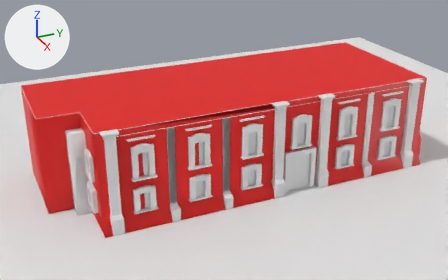
Two versions of the glTF model public/SenderoAlbarradon/Code/untitled3.gltf, one commit apart.
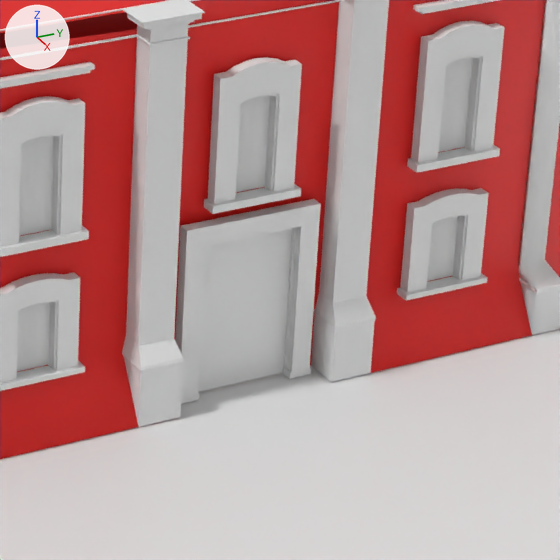
Each version is shown whole from a 50 mm camera at (33.4, -24.62, 25.85) aimed at (-12.3, -4.05, 2.99), then close up on the part from 54% to 83% of the width and 36% to 82% of the height. Every picture has the same lights, and +X, +Y and +Z are marked at upper left. Where no turn or scale is listed for an object, it has been applied to the vertices. Vertices at the same position are counted once.

Objects in the first close-up: 'Columnas_Principales', 'Columnas_Principales.001', 'Columnas_Secundarias', 'Dintel', 'Dintel_Superior', 'Edificio_Principal', 'Madera_Ventanas', 'Piso', 'Roca_Puerta', 'Ventana_Puerta', 'Ventana_Roca'.
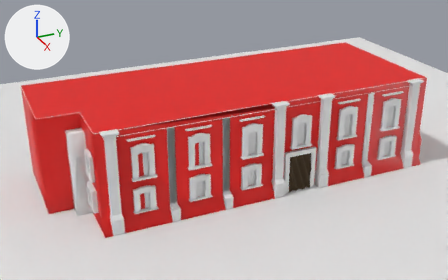
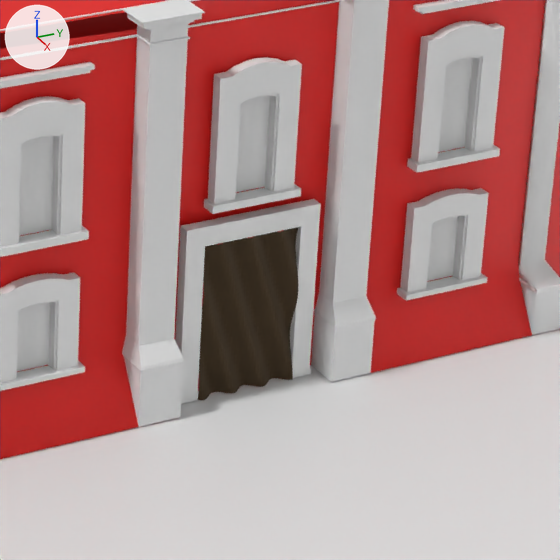
What differs and where, as boxes [x1, y1, x2, y2] in the close-ups (560 x 560 px):
'Ventana_Puerta', reshaped, moved
    before: [198, 228, 293, 392]
    after: [198, 227, 298, 400]

Diff of the bpy script that builds the scene:
```diff
--- a/public/SenderoAlbarradon/Code/untitled3.gltf.py
+++ b/public/SenderoAlbarradon/Code/untitled3.gltf.py
@@ mat_material_002 @@
+mat_material_002 = principled_material('Material.002')
+mat_material_002.base_color = (0.0578, 0.0342, 0.0135)  # brown #44341f
+mat_material_002.roughness = 1.0
@@ me_cube_029 @@
 # used by ob_ventana_puerta; location = (-18.35, 16.48, 1.69)
-me_cube_029.from_pydata(...)  # 4 vertices, 2 faces; spans x 11.76, y -17.26..-15.16, z -1.66..1.63
+me_cube_029.from_pydata(...)  # 1089 vertices, 2048 faces; spans x 11.66..11.86, y -17.26..-15.16, z -1.66..1.63
+# me_cube_029 part 1: 4 vertices removed from x 11.76, y -17.26..-15.16, z -1.66..1.63; 1089 vertices added at x 11.66..11.86, y -17.26..-15.16, z -1.66..1.63
+me_cube_029.materials.append(mat_material_002)  # brown #44341f
@@ ob_ventana_puerta @@
 ob_ventana_puerta = bpy.data.objects.new('Ventana_Puerta', me_cube_029)
-ob_ventana_puerta.location = (-18.35, 16.48, 1.69)
+ob_ventana_puerta.location = (-18.12, 16.48, 1.69)
```
